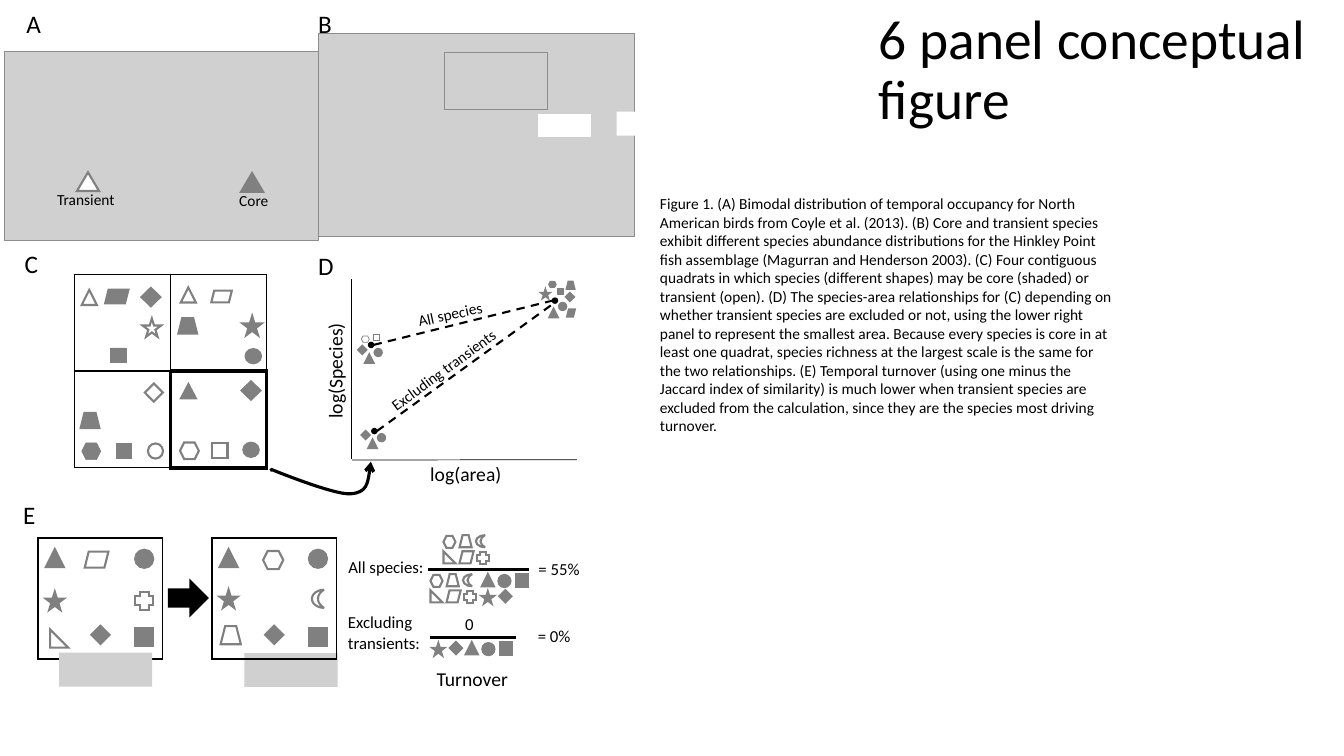
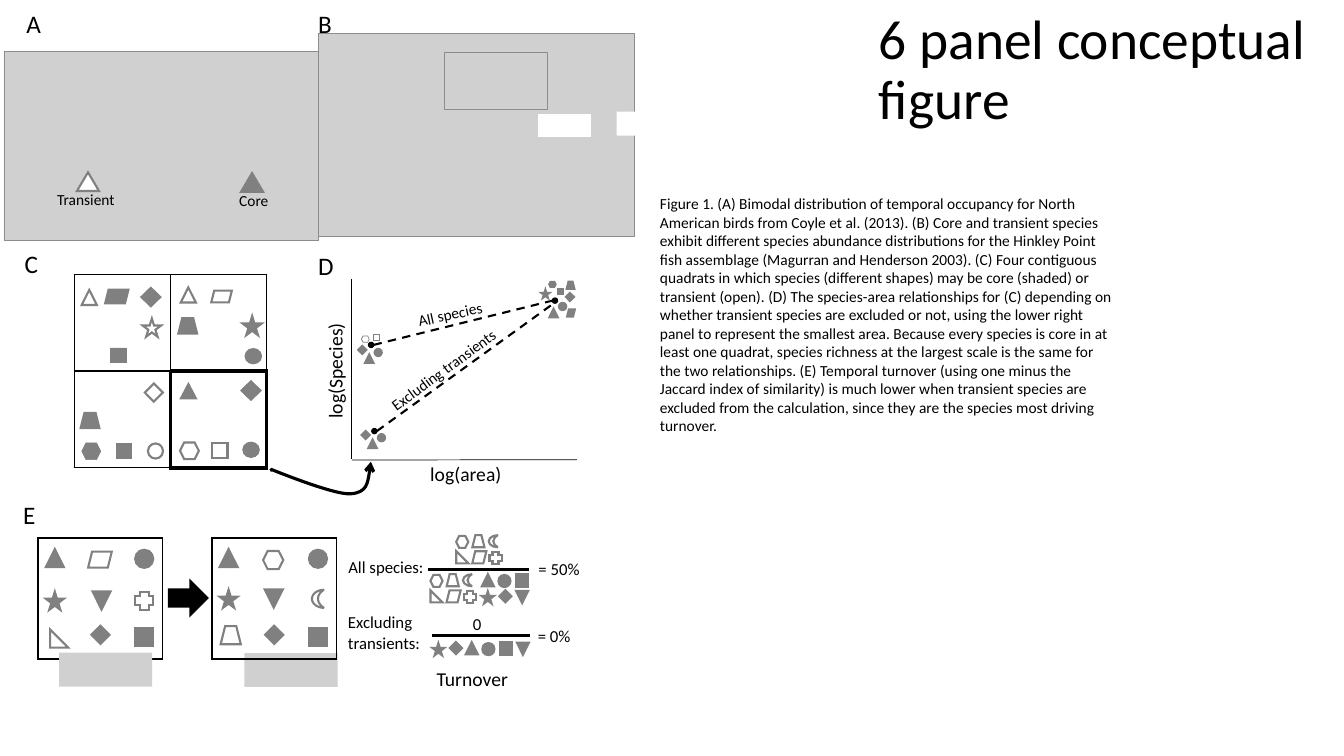
Before and after one commit to hurlbertlab/core-transient, a slide deck: slide 2 of output/plots/all_figs_with_legends.pptx. Drawn at 1344x756 pixels with LibreOffice and Linux fonts; fonts in the diff are those of the drawing; grey boxes stand for pictures. Boxes give left, top, right and bottom in pixels: in the first picture for what was removed or moved away, otherwise in the second. Text is boxed around its words. In the diff, an @@ line names an element or a change of style, - is before the commit and + after.

Commit message:
adding back in AH edits to Fig 1e from Jun 27 that got overwritten

```diff
--- a/output/plots/all_figs_with_legends.pptx
+++ b/output/plots/all_figs_with_legends.pptx
@@ 1 right triangle, 1 plus, 1 hexagon, 1 moon, 1 parallelogram, 1 trapezoid: place and size @@
-1 right triangle, 1 plus, 1 hexagon, 1 moon, 1 parallelogram, 1 trapezoid at [444, 535, 489, 565]
+1 right triangle, 1 plus, 1 hexagon, 1 moon, 1 parallelogram, 1 trapezoid at [457, 535, 502, 565]
@@ text at [551, 563, 580, 575]: text changed @@
-= 55%
+= 50%
@@ triangle added at [93, 592, 111, 610], fill #808080, outline #808080 1.5 pt @@
@@ triangle added at [265, 590, 283, 608], fill #808080, outline #808080 1.5 pt @@
@@ triangle added at [516, 591, 528, 603], fill #808080, outline #808080 1.5 pt @@
@@ text "0": place and size @@
-text "0" at [465, 619, 473, 630]
+text "0" at [473, 619, 481, 630]
@@ line moved from (431, 637) - (516, 637) to (433, 636) - (529, 636) @@
@@ triangle added at [517, 643, 529, 655], fill #808080, outline #808080 1.5 pt @@
```
